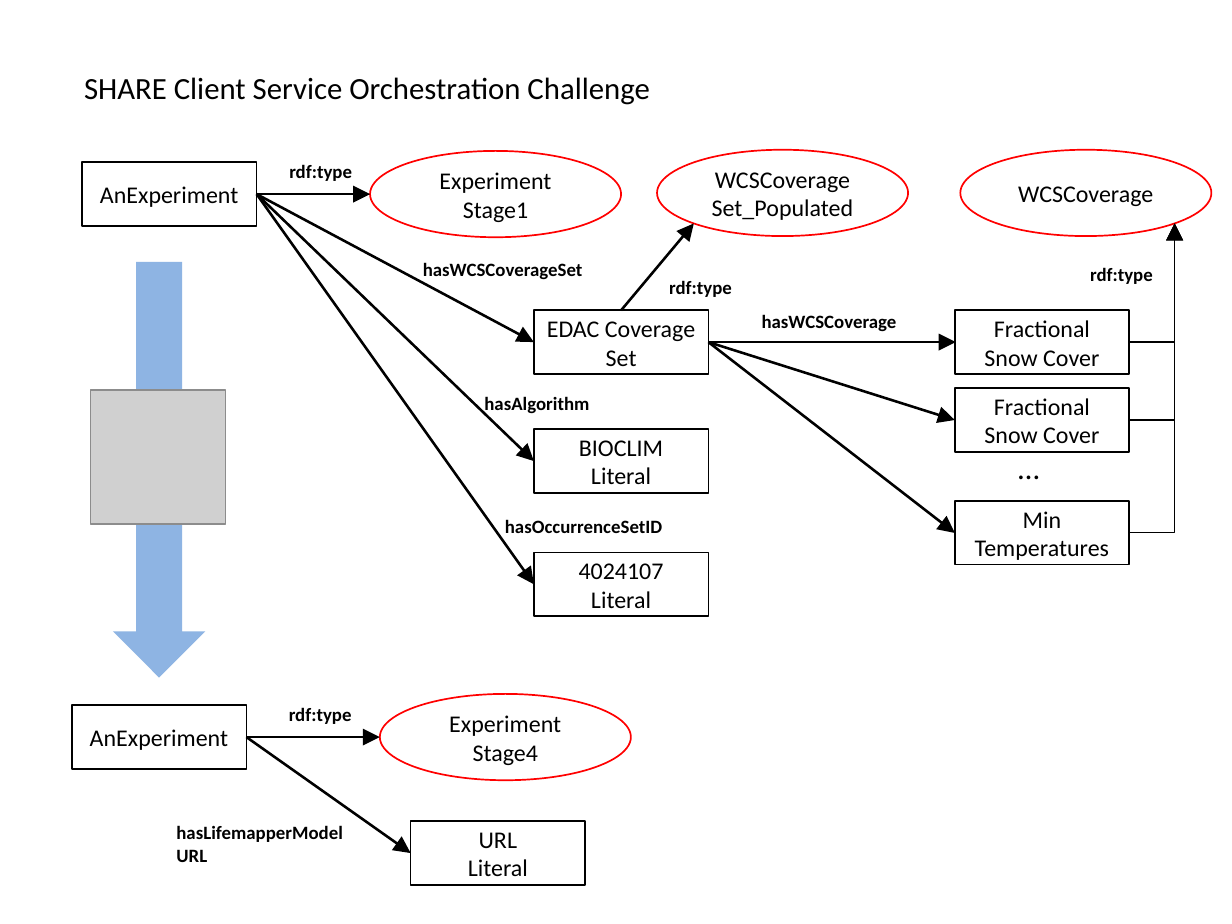
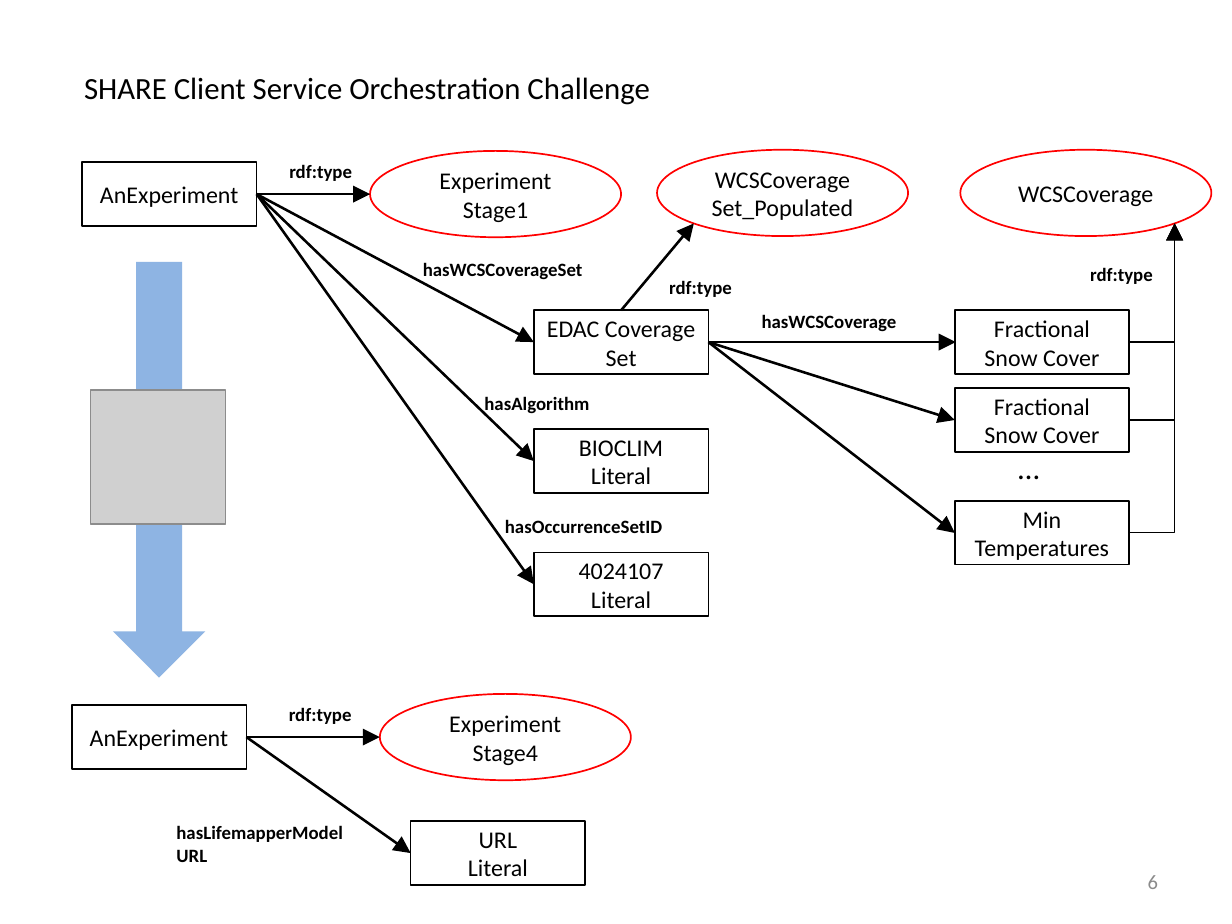
Before and after one commit to roomthily/ELSeWeb, a slide deck: slide 6 of documents/presentations/ELSeWeb-SADI-plumbing.pptx. Drawn at 1232x924 pixels with LibreOffice and Linux fonts; fonts in the diff are those of the drawing; grey boxes stand for pictures. Boxes give left, top, right and bottom in pixels: in the first picture for what was removed or moved away, otherwise in the second. Text is boxed around its words. In the diff, an @@ line names an element or a change of style, - is before the commit and + after.

```diff
--- a/documents/presentations/ELSeWeb-SADI-plumbing.pptx
+++ b/documents/presentations/ELSeWeb-SADI-plumbing.pptx
@@ page number added at bbox=[1148, 875, 1158, 889], 12 pt, text #8C8C8C @@
+6
```
Also in this commit, not shown: 9 other slides changed.
